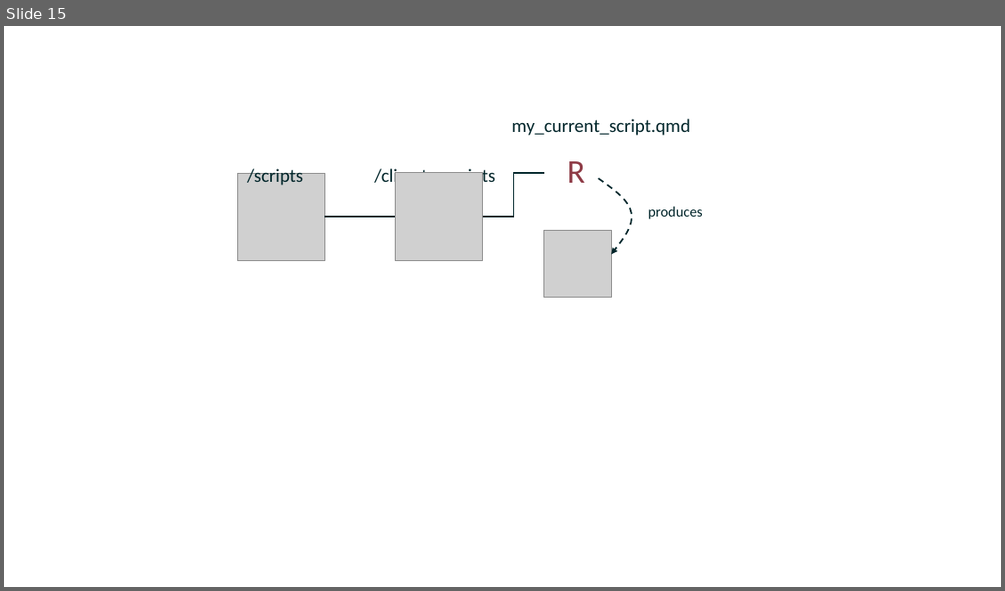
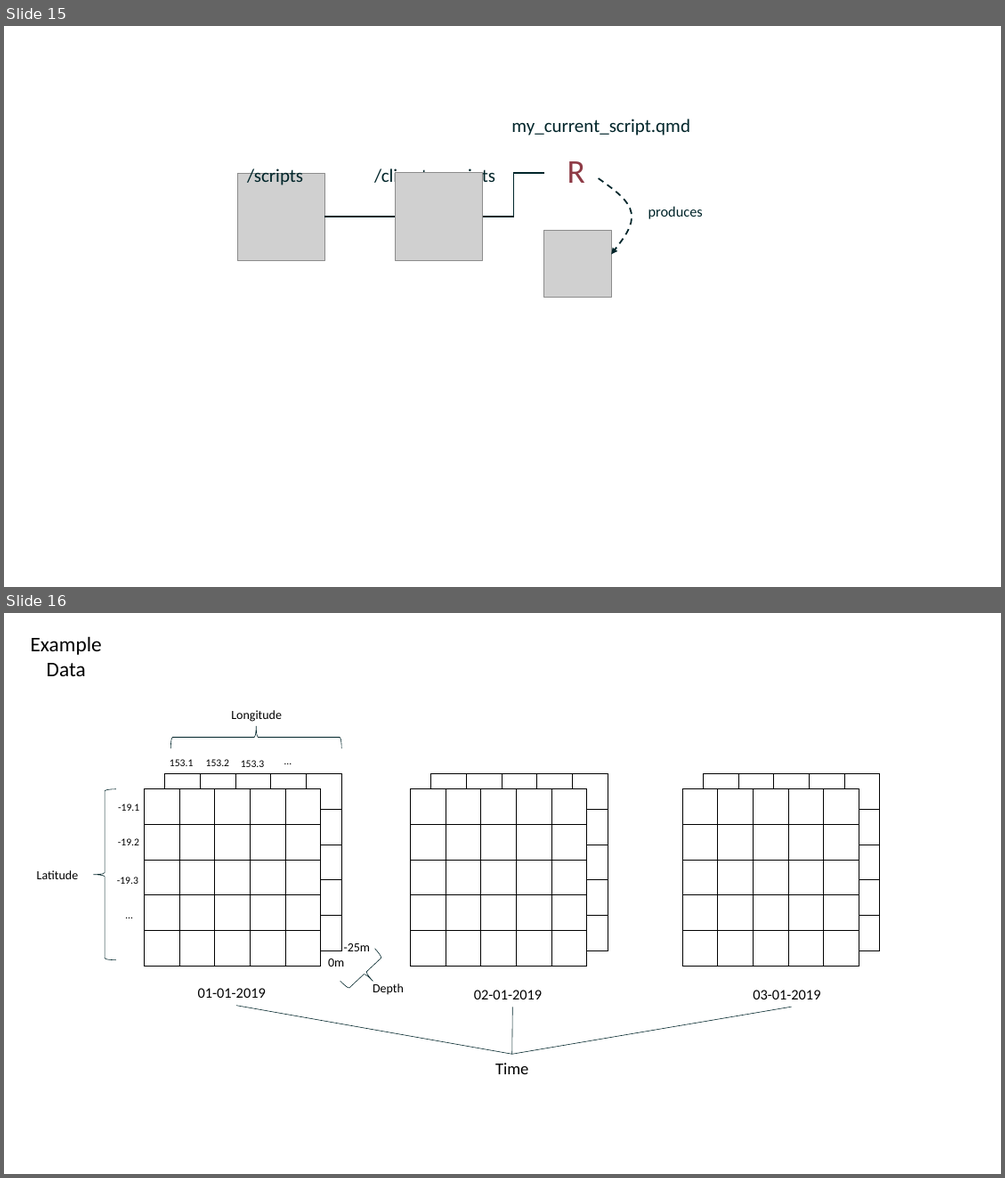
Before and after one commit to add-am/website, a slide deck: images/listing_images.pptx. Shown one above the other, each under a label of ours: slide 15 before the commit, slides 15 and 16 after it. The pictures are 1005x591 and 1005x1178 pixels, drawn with LibreOffice and Linux fonts; fonts in the diff are those of the drawing; grey boxes stand for pictures. Boxes give left, top, right and bottom in pixels: in the first picture for what was removed or moved away, otherwise in the second. Text is boxed around its words. In the diff, an @@ line names an element or a change of style, - is before the commit and + after.

```diff
--- a/images/listing_images.pptx
+++ b/images/listing_images.pptx
@@ slide 16 added at [4, 613, 1001, 1174], background #FFFFFF @@
@@ text added at [31, 636, 102, 676], 20 pt, text #000000 @@
+Example Data
@@ text added at [231, 710, 282, 722], 12 pt, text #000000 @@
+Longitude
@@ right brace added at [170, 726, 341, 748], outline #00252A 0.5 pt @@
@@ text added at [170, 759, 193, 766], 10 pt, text #000000 @@
+153.1
@@ text added at [206, 759, 229, 766], 10 pt, text #000000 @@
+153.2
@@ text added at [241, 760, 264, 767], 10 pt, text #000000 @@
+153.3
@@ text added at [277, 751, 320, 771], 10 pt, text #000000 @@
+…
@@ right brace added at [93, 788, 115, 960], outline #00252A 0.5 pt @@
@@ table added at [144, 788, 320, 965], 5 rows, 5 columns @@
+ |  |  |  | 
+ |  |  |  | 
+ |  |  |  | 
+ |  |  |  | 
+ |  |  |  | 
@@ table added at [165, 774, 340, 950], 5 rows, 5 columns @@
+ |  |  |  | 
+ |  |  |  | 
+ |  |  |  | 
+ |  |  |  | 
+ |  |  |  | 
@@ table added at [410, 788, 586, 965], 5 rows, 5 columns @@
+ |  |  |  | 
+ |  |  |  | 
+ |  |  |  | 
+ |  |  |  | 
+ |  |  |  | 
@@ table added at [431, 774, 607, 950], 5 rows, 5 columns @@
+ |  |  |  | 
+ |  |  |  | 
+ |  |  |  | 
+ |  |  |  | 
+ |  |  |  | 
@@ table added at [682, 788, 858, 965], 5 rows, 5 columns @@
+ |  |  |  | 
+ |  |  |  | 
+ |  |  |  | 
+ |  |  |  | 
+ |  |  |  | 
@@ table added at [704, 774, 879, 950], 5 rows, 5 columns @@
+ |  |  |  | 
+ |  |  |  | 
+ |  |  |  | 
+ |  |  |  | 
+ |  |  |  | 
@@ text added at [118, 803, 139, 811], 10 pt, text #000000 @@
+-19.1
@@ text added at [118, 838, 139, 845], 10 pt, text #000000 @@
+-19.2
@@ text added at [37, 870, 79, 879], 12 pt, text #000000 @@
+Latitude
@@ text added at [117, 876, 138, 884], 10 pt, text #000000 @@
+-19.3
@@ text added at [119, 905, 162, 925], 10 pt, text #000000 @@
+…
@@ text added at [328, 958, 344, 966], 12 pt, text #000000 @@
+0m
@@ right brace added at [340, 949, 390, 997], outline #00252A 0.5 pt @@
@@ text added at [344, 943, 371, 951], 12 pt, text #000000 @@
+-25m
@@ text added at [372, 983, 404, 995], 12 pt, text #000000 @@
+Depth
@@ text added at [198, 988, 266, 997], 14 pt, text #000000 @@
+01-01-2019
@@ line added from (512, 1054) to (236, 1005), #00252A 0.5 pt @@
@@ text added at [474, 989, 542, 999], 14 pt, text #000000 @@
+02-01-2019
@@ line added from (512, 1054) to (512, 1007), #00252A 0.5 pt @@
@@ line added from (512, 1054) to (792, 1006), #00252A 0.5 pt @@
@@ text added at [752, 989, 820, 999], 14 pt, text #000000 @@
+03-01-2019
@@ text added at [495, 1062, 528, 1074], 16 pt, text #000000 @@
+Time
```
Also in this commit, not shown: 7 other slides added, 4 slides removed, 59 other files.
